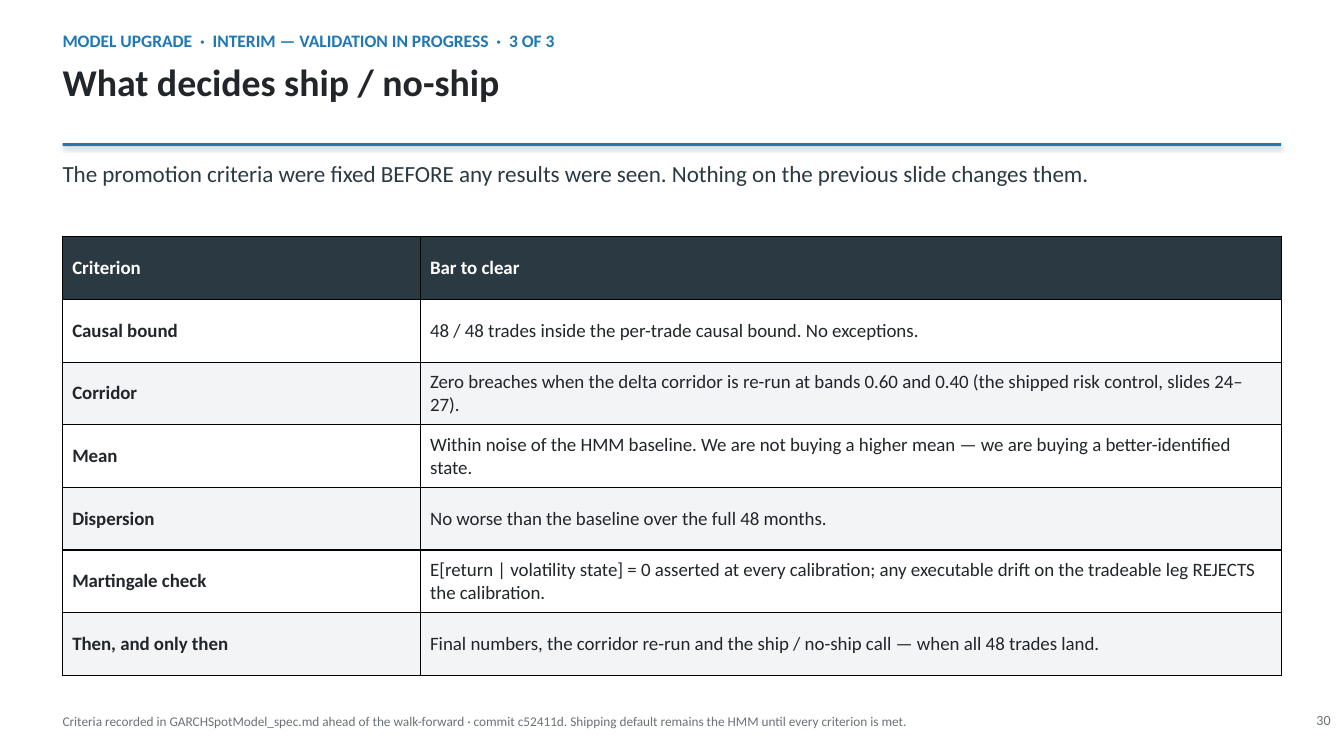
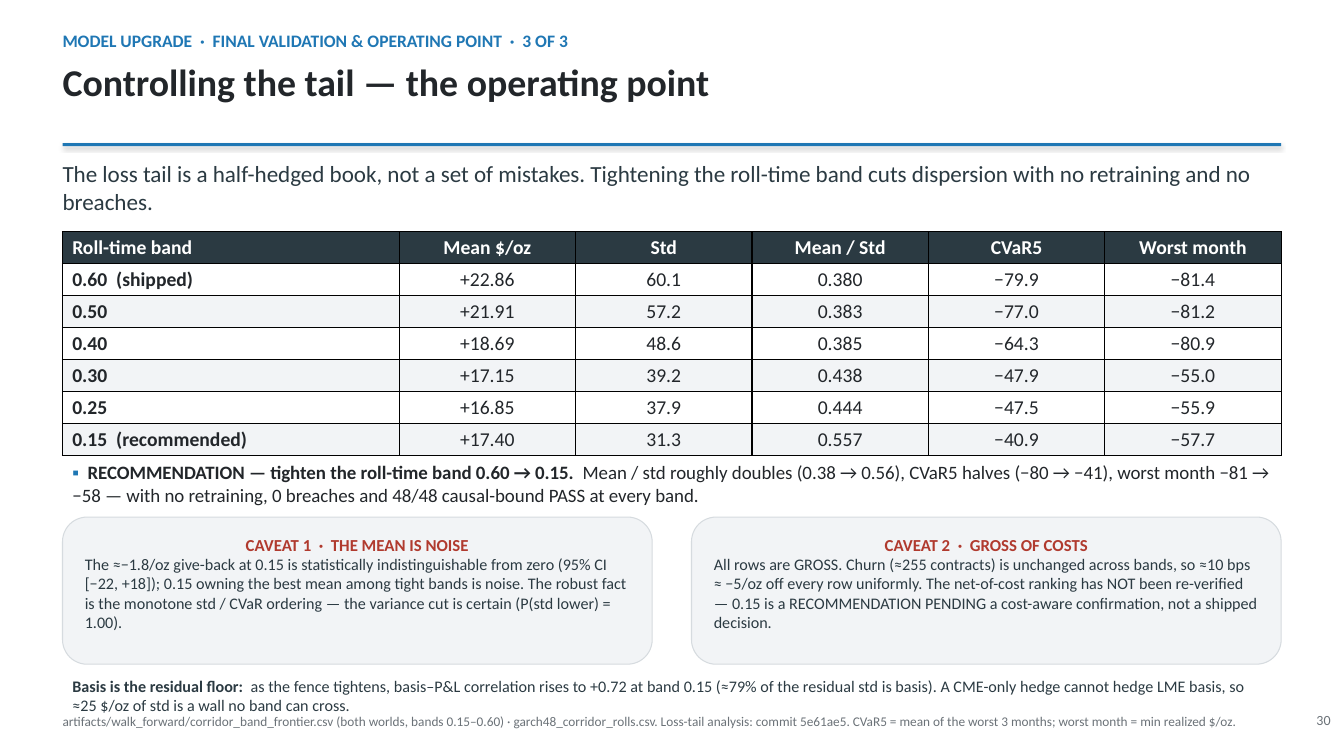
Before and after one commit to sylam/riskflow, a slide deck: slide 30 of artifacts/platinum_hedge_management_deck.pptx. Drawn at 1344x756 pixels with LibreOffice and Linux fonts; fonts in the diff are those of the drawing. Boxes give left, top, right and bottom in pixels: in the first picture for what was removed or moved away, otherwise in the second. Text is boxed around its words. In the diff, an @@ line names an element or a change of style, - is before the commit and + after.

```diff
--- a/artifacts/platinum_hedge_management_deck.pptx
+++ b/artifacts/platinum_hedge_management_deck.pptx
@@ text at bbox=[63, 35, 568, 47]: text changed @@
-MODEL UPGRADE · INTERIM — VALIDATION IN PROGRESS · 3 OF 3
+MODEL UPGRADE · FINAL VALIDATION & OPERATING POINT · 3 OF 3
@@ text at bbox=[63, 69, 709, 103]: text changed @@
-What decides ship / no-ship
+Controlling the tail — the operating point
@@ text at bbox=[63, 166, 1250, 210]: text changed @@
-The promotion criteria were fixed BEFORE any results were seen. Nothing on the previous slide changes them.
+The loss tail is a half-hedged book, not a set of mistakes. Tightening the roll-time band cuts dispersion with no retraining and no breaches.
@@ table removed at bbox=[63, 237, 1281, 676], 7 rows, 2 columns @@
-Criterion | Bar to clear
-Causal bound | 48 / 48 trades inside the per-trade causal bound. No exceptions.
-Corridor | Zero breaches when the delta corridor is re-run at bands 0.60 and 0.40 (the shipped risk control, slides 24–27).
-Mean | Within noise of the HMM baseline. We are not buying a higher mean — we are buying a better-identified state.
-Dispersion | No worse than the baseline over the full 48 months.
-Martingale check | E[return | volatility state] = 0 asserted at every calibration; any executable drift on the tradeable leg REJECTS the calibration.
-Then, and only then | Final numbers, the corridor re-run and the ship / no-ship call — when all 48 trades land.
@@ table added at bbox=[63, 232, 1281, 453], 7 rows, 6 columns @@
+Roll-time band | Mean $/oz | Std | Mean / Std | CVaR5 | Worst month
+0.60 (shipped) | +22.86 | 60.1 | 0.380 | −79.9 | −81.4
+0.50 | +21.91 | 57.2 | 0.383 | −77.0 | −81.2
+0.40 | +18.69 | 48.6 | 0.385 | −64.3 | −80.9
+0.30 | +17.15 | 39.2 | 0.438 | −47.9 | −55.0
+0.25 | +16.85 | 37.9 | 0.444 | −47.5 | −55.9
+0.15 (recommended) | +17.40 | 31.3 | 0.557 | −40.9 | −57.7
@@ text added at bbox=[72, 465, 1248, 506], 13.5 pt, text #22262A @@
+▪ RECOMMENDATION — tighten the roll-time band 0.60 → 0.15. Mean / std roughly doubles (0.38 → 0.56), CVaR5 halves (−80 → −41), worst month −81 → −58 — with no retraining, 0 breaches and 48/48 causal-bound PASS at every band.
@@ rounded rectangle added at bbox=[63, 517, 652, 664], fill #F2F4F6, outline #D6DBDF 0.75 pt, 11.5 pt, text #2B3A42 @@
+CAVEAT 1 · THE MEAN IS NOISE
+The ≈−1.8/oz give-back at 0.15 is statistically indistinguishable from zero (95% CI [−22, +18]); 0.15 owning the best mean among tight bands is noise. The robust fact is the monotone std / CVaR ordering — the variance cut is certain (P(std lower) = 1.00).
@@ rounded rectangle added at bbox=[692, 517, 1281, 664], fill #F2F4F6, outline #D6DBDF 0.75 pt, 11.5 pt, text #2B3A42 @@
+CAVEAT 2 · GROSS OF COSTS
+All rows are GROSS. Churn (≈255 contracts) is unchanged across bands, so ≈10 bps ≈ −5/oz off every row uniformly. The net-of-cost ranking has NOT been re-verified — 0.15 is a RECOMMENDATION PENDING a cost-aware confirmation, not a shipped decision.
@@ text added at bbox=[72, 680, 1244, 713], 11.5 pt, text #2B3A42 @@
+Basis is the residual floor: as the fence tightens, basis–P&L correlation rises to +0.72 at band 0.15 (≈79% of the residual std is basis). A CME-only hedge cannot hedge LME basis, so ≈25 $/oz of std is a wall no band can cross.
@@ text at bbox=[63, 716, 1236, 728]: text changed @@
-Criteria recorded in GARCHSpotModel_spec.md ahead of the walk-forward · commit c52411d. Shipping default remains the HMM until every criterion is met.
+artifacts/walk_forward/corridor_band_frontier.csv (both worlds, bands 0.15–0.60) · garch48_corridor_rolls.csv. Loss-tail analysis: commit 5e61ae5. CVaR5 = mean of the worst 3 months; worst month = min realized $/oz.
```
Also in this commit, not shown: 5 other slides changed.
